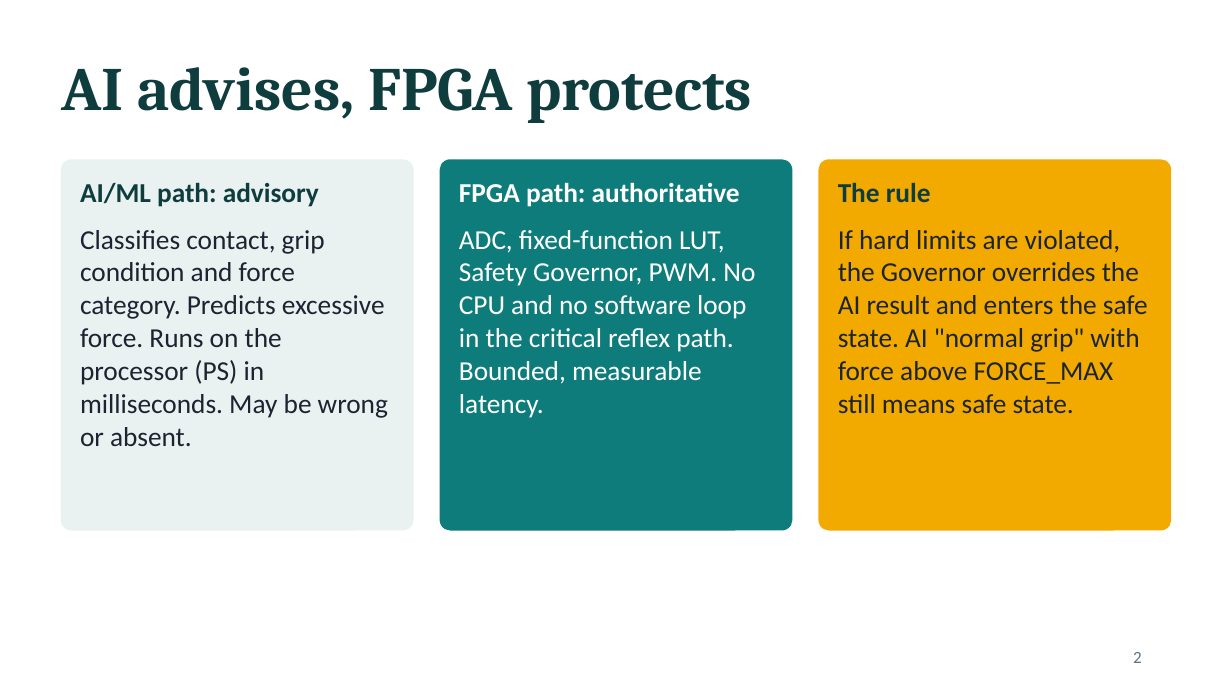
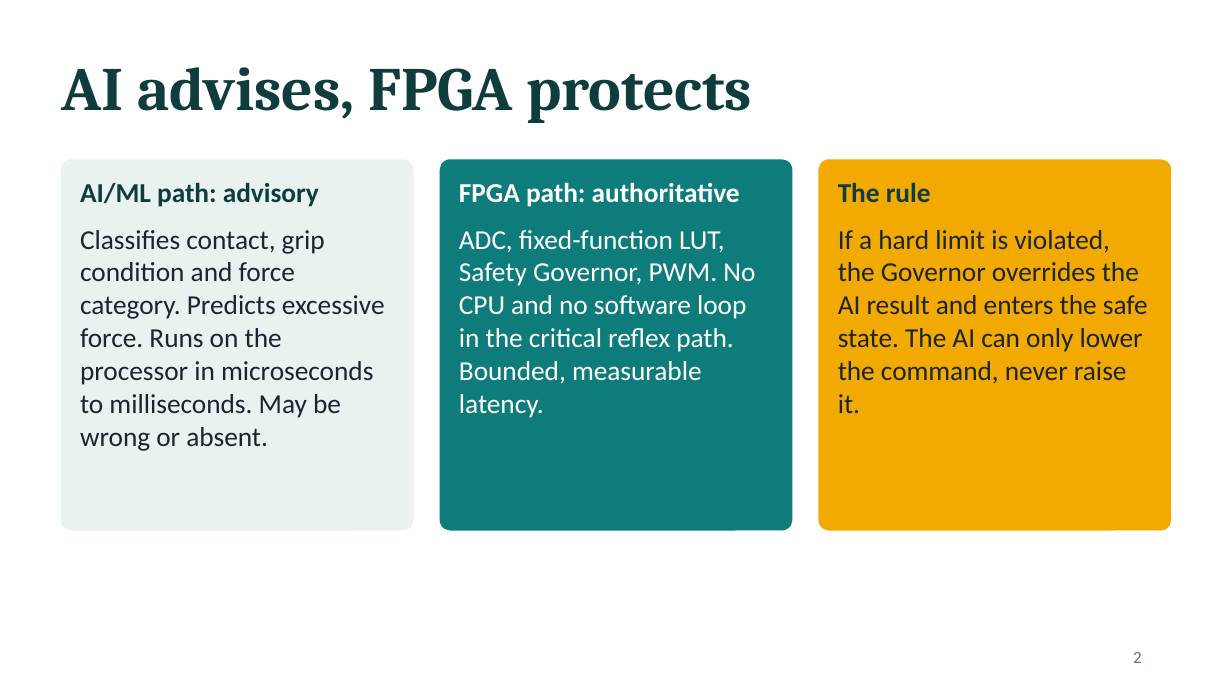
Before and after one commit to sanjiv283/tactile-reflex-system, a slide deck: slide 2 of docs/tactile_reflex_system.pptx. Drawn at 1232x693 pixels with LibreOffice and Linux fonts; fonts in the diff are those of the drawing. Boxes give left, top, right and bottom in pixels: in the first picture for what was removed or moved away, otherwise in the second. Text is boxed around its words. In the diff, an @@ line names an element or a change of style, - is before the commit and + after.

```diff
--- a/docs/tactile_reflex_system.pptx
+++ b/docs/tactile_reflex_system.pptx
@@ text at [80, 230, 385, 451]: text changed @@
-Classifies contact, grip condition and force category. Predicts excessive force. Runs on the processor (PS) in milliseconds. May be wrong or absent.
+Classifies contact, grip condition and force category. Predicts excessive force. Runs on the processor in microseconds to milliseconds. May be wrong or absent.
@@ text at [838, 230, 1148, 413]: text changed @@
-If hard limits are violated, the Governor overrides the AI result and enters the safe state. AI "normal grip" with force above FORCE_MAX still means safe state.
+If a hard limit is violated, the Governor overrides the AI result and enters the safe state. The AI can only lower the command, never raise it.
```
Also in this commit, not shown: 5 other slides changed, 7 slides added, 6 slides removed, 11 other files.
